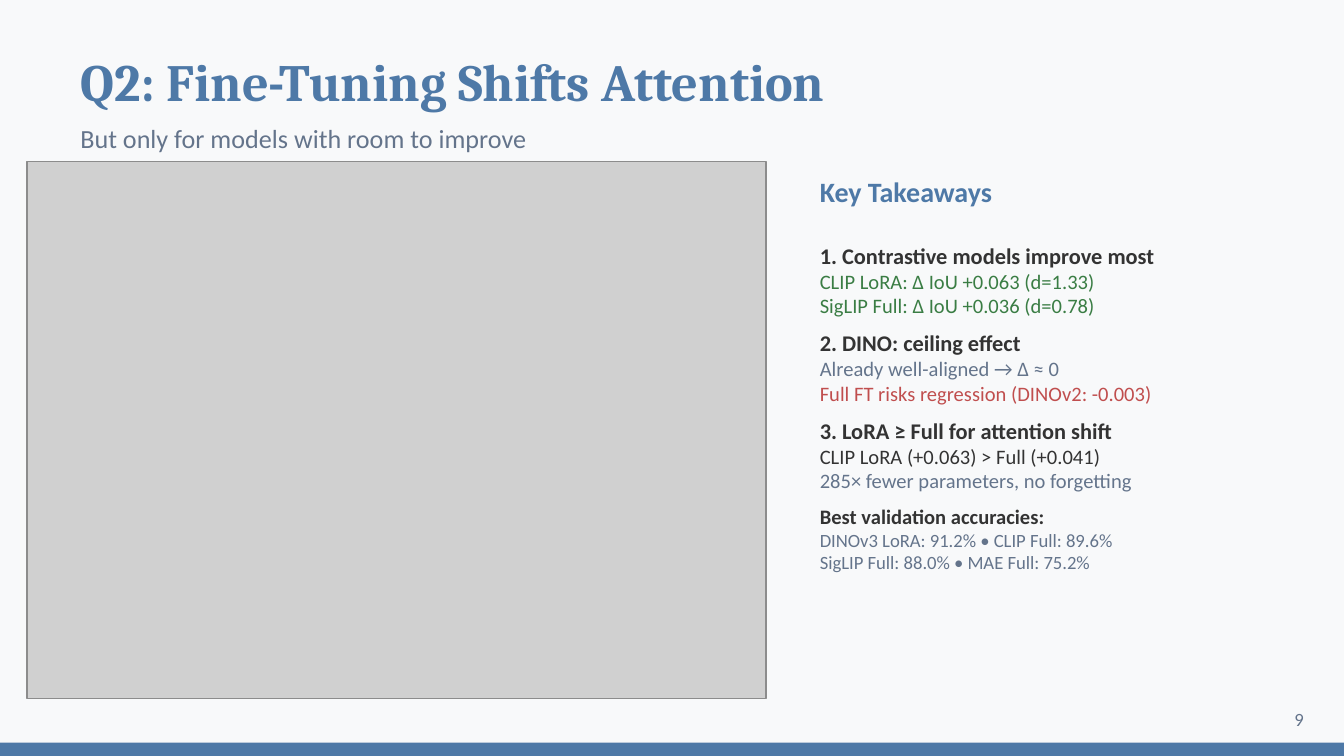
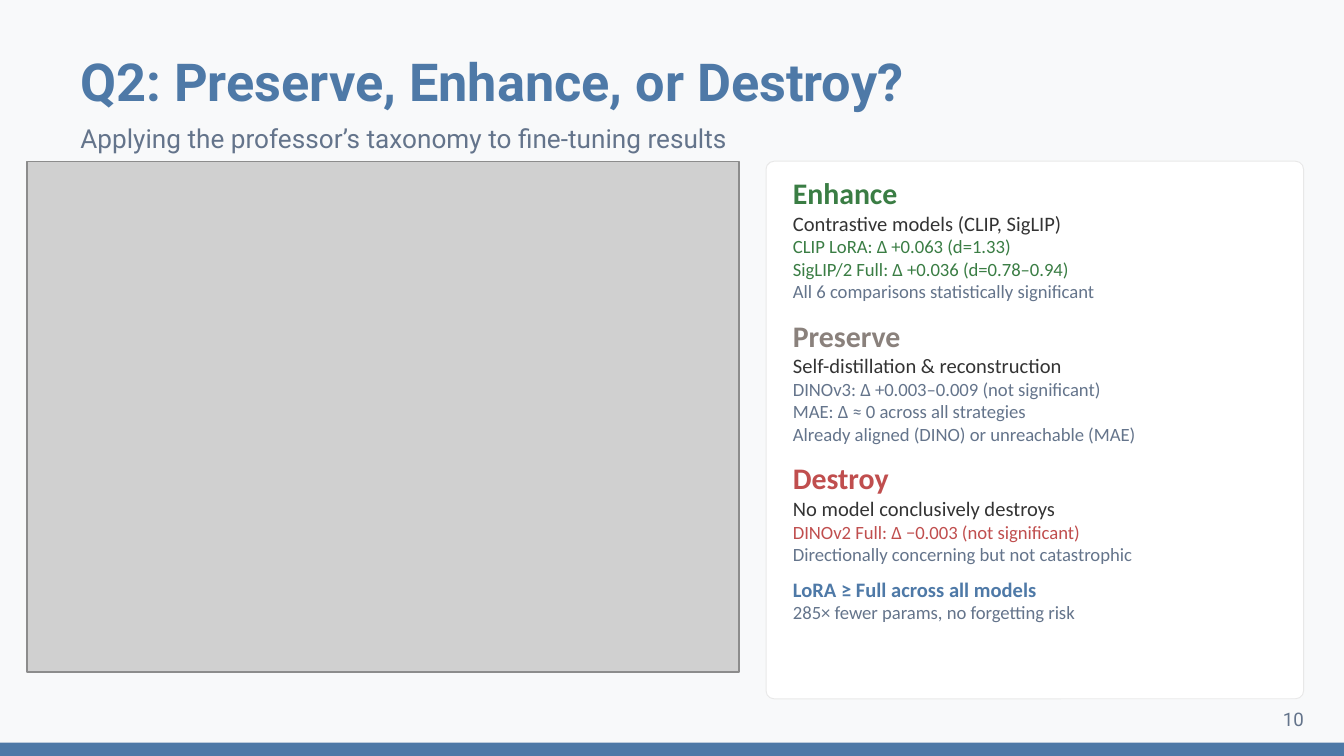
Before and after one commit to DesmondChoy/ssl_wikichurches, a slide deck: slide 10 of outputs/slides/presentation.pptx (slide 9 before the commit). Drawn at 1344x756 pixels with LibreOffice and Linux fonts; fonts in the diff are those of the drawing; grey boxes stand for pictures. Boxes give left, top, right and bottom in pixels: in the first picture for what was removed or moved away, otherwise in the second. Text is boxed around its words. In the diff, an @@ line names an element or a change of style, - is before the commit and + after.

```diff
--- a/outputs/slides/presentation.pptx
+++ b/outputs/slides/presentation.pptx
@@ text at [80, 62, 903, 112]: text changed; font Cambria to Roboto @@
-Q2: Fine-Tuning Shifts Attention
+Q2: Preserve, Enhance, or Destroy?
@@ text at [80, 128, 727, 154]: text changed; font Calibri to Roboto @@
-But only for models with room to improve
+Applying the professor’s taxonomy to fine-tuning results
@@ picture: place and size @@
-picture at [27, 161, 766, 699]
+picture at [27, 161, 739, 672]
@@ rounded rectangle: place and size @@
-rounded rectangle at [793, 161, 1304, 699]
+rounded rectangle at [766, 161, 1304, 699]
@@ rounded rectangle at [766, 161, 1304, 699]: outline none to #E8E8E8 0.5 pt; shadow off @@
@@ text at [793, 183, 1135, 622]: text changed; size 11 to 10 pt; text colour #333333 to #64748B @@
-Key Takeaways
-1. Contrastive models improve most
-CLIP LoRA: Δ IoU +0.063 (d=1.33)
-SigLIP Full: Δ IoU +0.036 (d=0.78)
-2. DINO: ceiling effect
-Already well-aligned → Δ ≈ 0
-Full FT risks regression (DINOv2: -0.003)
-3. LoRA ≥ Full for attention shift
-CLIP LoRA (+0.063) > Full (+0.041)
-285× fewer parameters, no forgetting
-Best validation accuracies:
-DINOv3 LoRA: 91.2% • CLIP Full: 89.6%
-SigLIP Full: 88.0% • MAE Full: 75.2%
+Enhance
+Contrastive models (CLIP, SigLIP)
+CLIP LoRA: Δ +0.063 (d=1.33)
+SigLIP/2 Full: Δ +0.036 (d=0.78–0.94)
+All 6 comparisons statistically significant
+Preserve
+Self-distillation & reconstruction
+DINOv3: Δ +0.003–0.009 (not significant)
+MAE: Δ ≈ 0 across all strategies
+Already aligned (DINO) or unreachable (MAE)
+Destroy
+No model conclusively destroys
+DINOv2 Full: Δ −0.003 (not significant)
+Directionally concerning but not catastrophic
+LoRA ≥ Full across all models
+285× fewer params, no forgetting risk
@@ text at [1283, 712, 1304, 726]: text changed; font Calibri to Roboto @@
-9
+10
```
Also in this commit, not shown: 10 other slides changed, 3 slides added, 2 slides removed, 2 other files.
